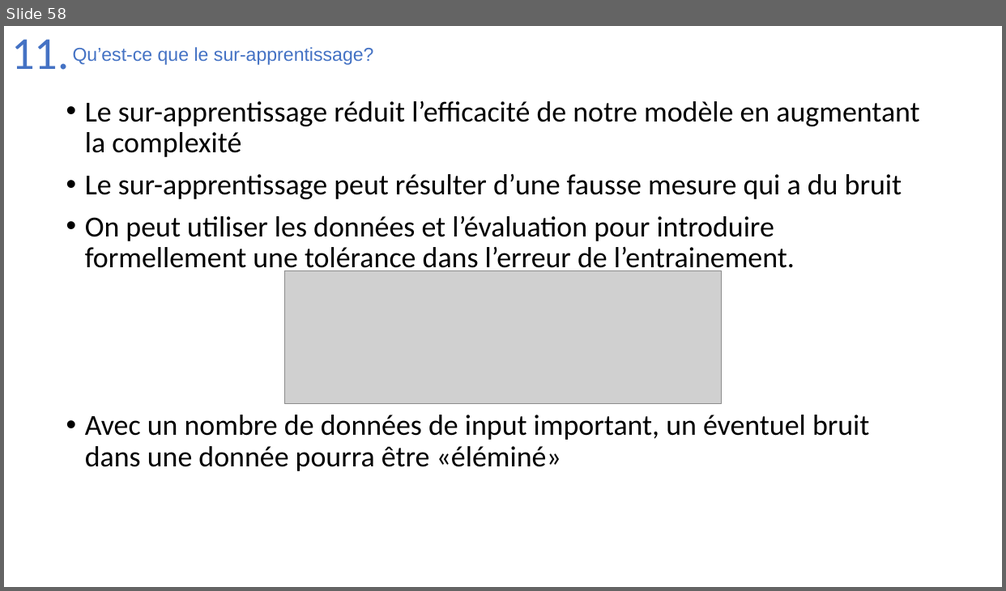
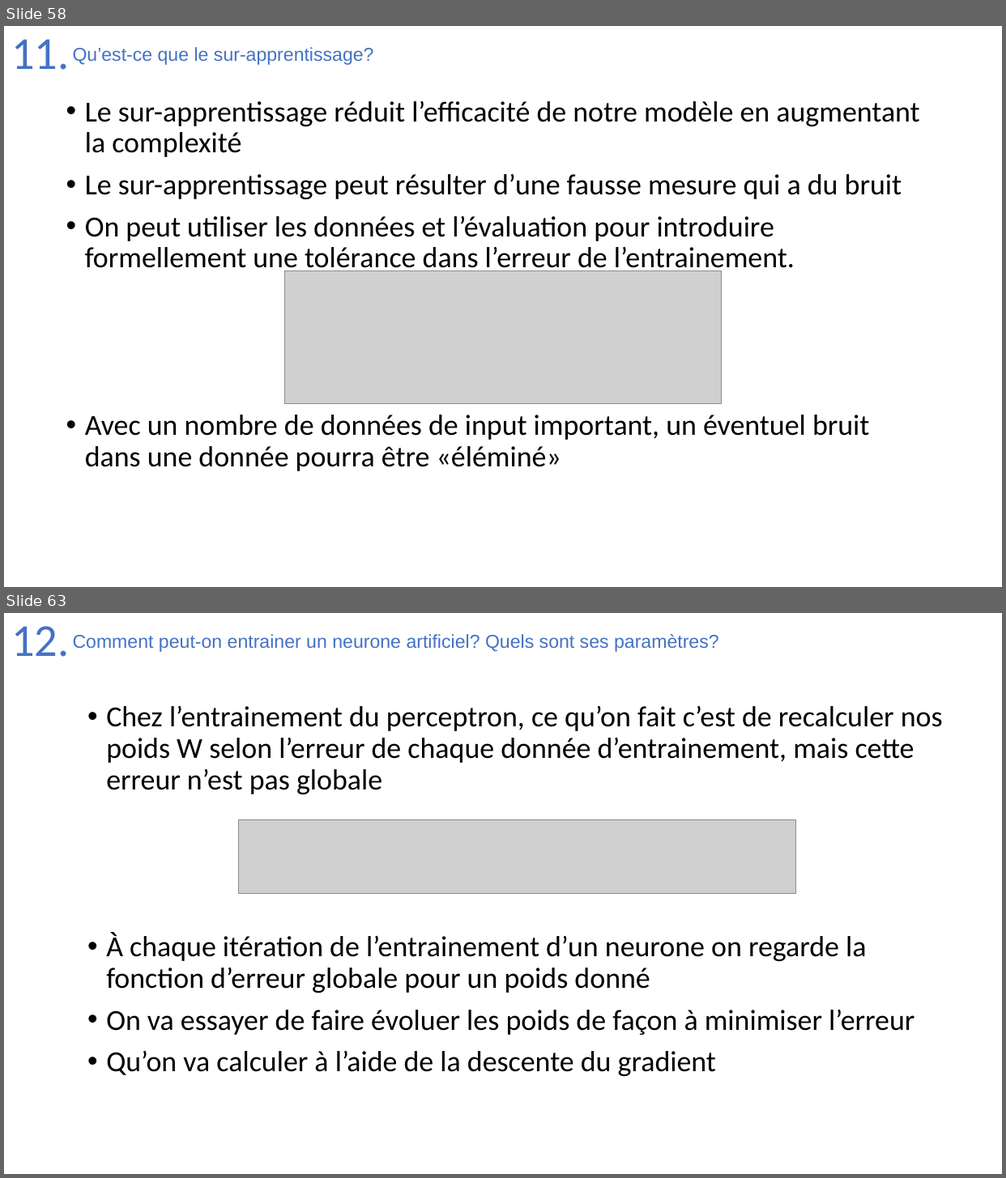
Before and after one commit to Joao-Quinta/Uni3eme, a slide deck: intelligenceArtificielle/Intelligence_artificielle_exam.pptx. Shown one above the other, each under a label of ours: slide 58 before the commit, slides 58 and 63 after it; the slides between them are not shown. The pictures are 1006x591 and 1006x1178 pixels, drawn with LibreOffice and Linux fonts; fonts in the diff are those of the drawing; grey boxes stand for pictures. Boxes give left, top, right and bottom in pixels: in the first picture for what was removed or moved away, otherwise in the second. Text is boxed around its words. In the diff, an @@ line names an element or a change of style, - is before the commit and + after.

```diff
--- a/intelligenceArtificielle/Intelligence_artificielle_exam.pptx
+++ b/intelligenceArtificielle/Intelligence_artificielle_exam.pptx
@@ slide 63 added at (x1=4, y1=613, x2=1002, y2=1174), background #FFFFFF @@
@@ title added at (x1=11, y1=626, x2=69, y2=657), 44 pt, text #4472C4 @@
+12.
@@ text added at (x1=73, y1=634, x2=719, y2=652), 18 pt, text #4472C4 @@
+Comment peut-on entrainer un neurone artificiel? Quels sont ses paramètres?
@@ text added at (x1=106, y1=706, x2=943, y2=1076), 28 pt, text #000000 @@
+• Chez l’entrainement du perceptron, ce qu’on fait c’est de recalculer nos poids W selon l’erreur de chaque donnée d’entrainement, mais cette erreur n’est pas globale
+• À chaque itération de l’entrainement d’un neurone on regarde la fonction d’erreur globale pour un poids donné
+• On va essayer de faire évoluer les poids de façon à minimiser l’erreur
+• Qu’on va calculer à l’aide de la descente du gradient
@@ picture added at (x1=238, y1=820, x2=796, y2=894) @@
```
Also in this commit, not shown: 3 slides changed, 5 other slides added.
